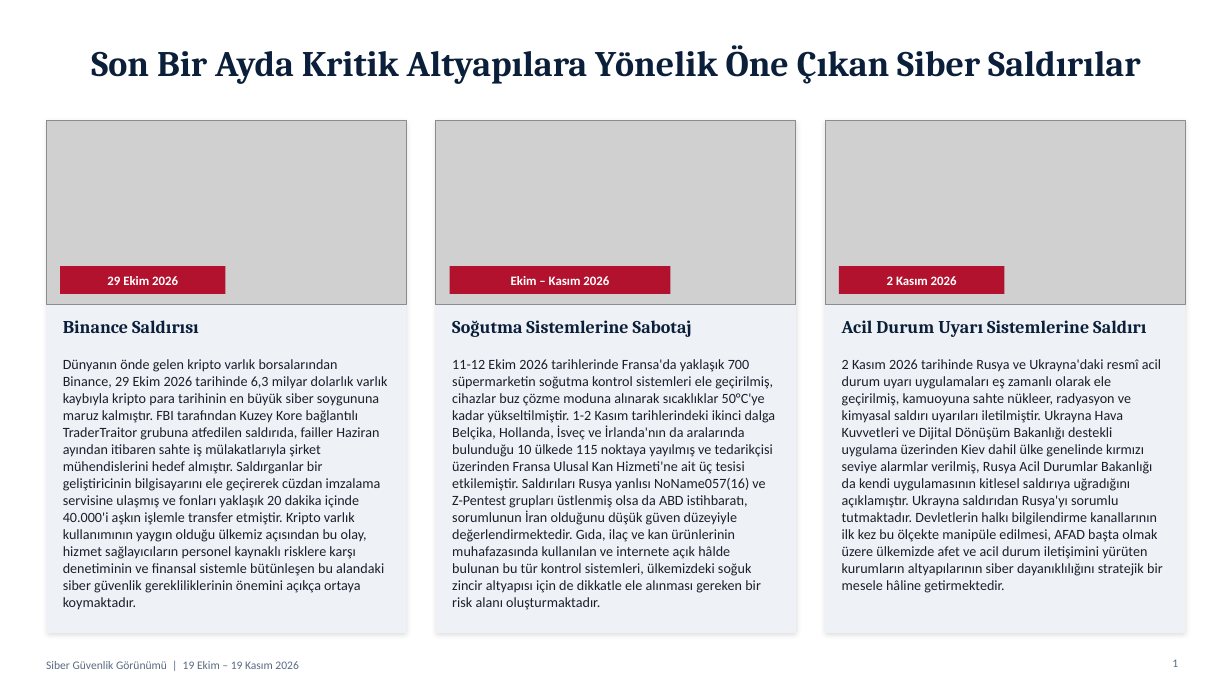
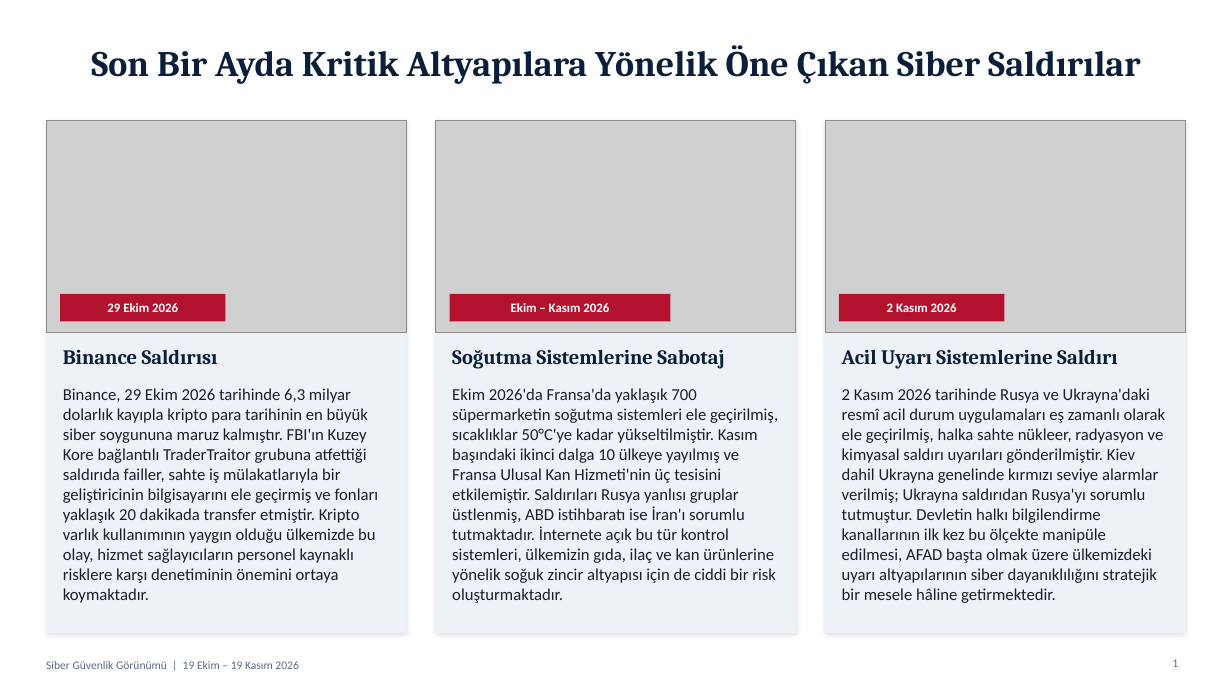
Before and after one commit to siberguvenlikhaberler/siberguvenlik, a slide deck: slide 1 of sunum/Siber_Guvenlik_Sunum.pptx. Drawn at 1232x693 pixels with LibreOffice and Linux fonts; fonts in the diff are those of the drawing; grey boxes stand for pictures. Boxes give left, top, right and bottom in pixels: in the first picture for what was removed or moved away, otherwise in the second. Text is boxed around its words. In the diff, an @@ line names an element or a change of style, - is before the commit and + after.

```diff
--- a/sunum/Siber_Guvenlik_Sunum.pptx
+++ b/sunum/Siber_Guvenlik_Sunum.pptx
@@ picture: place and size @@
-picture at (46, 120, 407, 305)
+picture at (46, 120, 407, 333)
@@ picture: place and size @@
-picture at (435, 120, 796, 305)
+picture at (435, 120, 796, 333)
@@ picture: place and size @@
-picture at (825, 120, 1186, 305)
+picture at (825, 120, 1186, 333)
@@ 3 rectangles, 2 texts: place and size @@
-3 rectangles, 2 texts at (60, 266, 1005, 337)
+3 rectangles, 2 texts at (60, 294, 1005, 369)
@@ text "Binance Saldırısı" at (63, 349, 218, 364): size 14 to 16 pt @@
@@ text "Soğutma Sistemlerine Sabotaj" at (452, 349, 724, 369): size 14 to 16 pt @@
@@ text at (842, 349, 1118, 369): text changed; size 14 to 16 pt @@
-Acil Durum Uyarı Sistemlerine Saldırı
+Acil Uyarı Sistemlerine Saldırı
@@ text at (63, 388, 379, 603): text changed; size 11 to 13 pt @@
-Dünyanın önde gelen kripto varlık borsalarından Binance, 29 Ekim 2026 tarihinde 6,3 milyar dolarlık varlık kaybıyla kripto para tarihinin en büyük siber soygununa maruz kalmıştır. FBI tarafından Kuzey Kore bağlantılı TraderTraitor grubuna atfedilen saldırıda, failler Haziran ayından itibaren sahte iş mülakatlarıyla şirket mühendislerini hedef almıştır. Saldırganlar bir geliştiricinin bilgisayarını ele geçirerek cüzdan imzalama servisine ulaşmış ve fonları yaklaşık 20 dakika içinde 40.000'i aşkın işlemle transfer etmiştir. Kripto varlık kullanımının yaygın olduğu ülkemiz açısından bu olay, hizmet sağlayıcıların personel kaynaklı risklere karşı denetiminin ve finansal sistemle bütünleşen bu alandaki siber güvenlik gerekliliklerinin önemini açıkça ortaya koymaktadır.
+Binance, 29 Ekim 2026 tarihinde 6,3 milyar dolarlık kayıpla kripto para tarihinin en büyük siber soygununa maruz kalmıştır. FBI'ın Kuzey Kore bağlantılı TraderTraitor grubuna atfettiği saldırıda failler, sahte iş mülakatlarıyla bir geliştiricinin bilgisayarını ele geçirmiş ve fonları yaklaşık 20 dakikada transfer etmiştir. Kripto varlık kullanımının yaygın olduğu ülkemizde bu olay, hizmet sağlayıcıların personel kaynaklı risklere karşı denetiminin önemini ortaya koymaktadır.
@@ text at (452, 388, 778, 603): text changed; size 11 to 13 pt @@
-11-12 Ekim 2026 tarihlerinde Fransa'da yaklaşık 700 süpermarketin soğutma kontrol sistemleri ele geçirilmiş, cihazlar buz çözme moduna alınarak sıcaklıklar 50°C'ye kadar yükseltilmiştir. 1-2 Kasım tarihlerindeki ikinci dalga Belçika, Hollanda, İsveç ve İrlanda'nın da aralarında bulunduğu 10 ülkede 115 noktaya yayılmış ve tedarikçisi üzerinden Fransa Ulusal Kan Hizmeti'ne ait üç tesisi etkilemiştir. Saldırıları Rusya yanlısı NoName057(16) ve Z-Pentest grupları üstlenmiş olsa da ABD istihbaratı, sorumlunun İran olduğunu düşük güven düzeyiyle değerlendirmektedir. Gıda, ilaç ve kan ürünlerinin muhafazasında kullanılan ve internete açık hâlde bulunan bu tür kontrol sistemleri, ülkemizdeki soğuk zincir altyapısı için de dikkatle ele alınması gereken bir risk alanı oluşturmaktadır.
+Ekim 2026'da Fransa'da yaklaşık 700 süpermarketin soğutma sistemleri ele geçirilmiş, sıcaklıklar 50°C'ye kadar yükseltilmiştir. Kasım başındaki ikinci dalga 10 ülkeye yayılmış ve Fransa Ulusal Kan Hizmeti'nin üç tesisini etkilemiştir. Saldırıları Rusya yanlısı gruplar üstlenmiş, ABD istihbaratı ise İran'ı sorumlu tutmaktadır. İnternete açık bu tür kontrol sistemleri, ülkemizin gıda, ilaç ve kan ürünlerine yönelik soğuk zincir altyapısı için de ciddi bir risk oluşturmaktadır.
@@ text at (842, 388, 1166, 603): text changed; size 11 to 13 pt @@
-2 Kasım 2026 tarihinde Rusya ve Ukrayna'daki resmî acil durum uyarı uygulamaları eş zamanlı olarak ele geçirilmiş, kamuoyuna sahte nükleer, radyasyon ve kimyasal saldırı uyarıları iletilmiştir. Ukrayna Hava Kuvvetleri ve Dijital Dönüşüm Bakanlığı destekli uygulama üzerinden Kiev dahil ülke genelinde kırmızı seviye alarmlar verilmiş, Rusya Acil Durumlar Bakanlığı da kendi uygulamasının kitlesel saldırıya uğradığını açıklamıştır. Ukrayna saldırıdan Rusya'yı sorumlu tutmaktadır. Devletlerin halkı bilgilendirme kanallarının ilk kez bu ölçekte manipüle edilmesi, AFAD başta olmak üzere ülkemizde afet ve acil durum iletişimini yürüten kurumların altyapılarının siber dayanıklılığını stratejik bir mesele hâline getirmektedir.
+2 Kasım 2026 tarihinde Rusya ve Ukrayna'daki resmî acil durum uygulamaları eş zamanlı olarak ele geçirilmiş, halka sahte nükleer, radyasyon ve kimyasal saldırı uyarıları gönderilmiştir. Kiev dahil Ukrayna genelinde kırmızı seviye alarmlar verilmiş; Ukrayna saldırıdan Rusya'yı sorumlu tutmuştur. Devletin halkı bilgilendirme kanallarının ilk kez bu ölçekte manipüle edilmesi, AFAD başta olmak üzere ülkemizdeki uyarı altyapılarının siber dayanıklılığını stratejik bir mesele hâline getirmektedir.
```
Also in this commit, not shown: 2 other slides changed.
